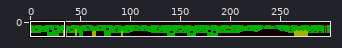
Two states of a sprite sheet, res/lvls/2.png. The first picture is a wide view before the edit; the outline marks the close-up.
Close-up. Before the edit:
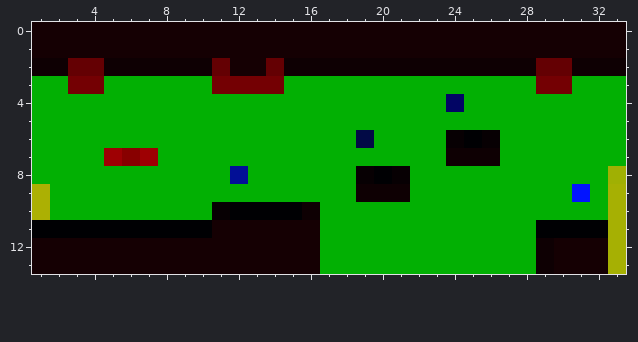
The file is 300x14 pixels. Colours within 5 levels of each other are drawn and written as one. Shown: x 1..33, y 0..13. The commit also changed other parts of the picture, which this record leaves out.
And afterwards:
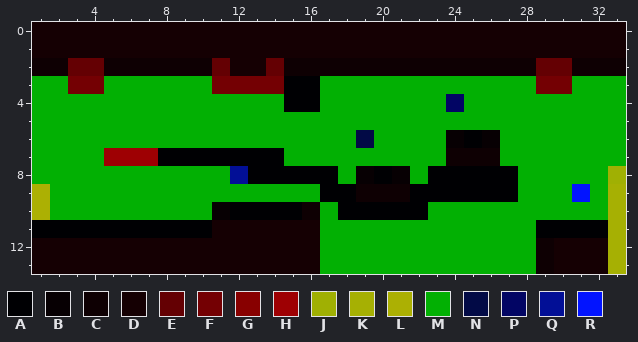
Palette (. is transparent): A #000003  B #070003  C #0e0003  D #150003  E #640003  F #740003  G #880000  H #9e0003  J #a0b003  K #a6b003  L #acb003  M #02b003  N #020a46  P #020564  Q #020f96  R #0214ff
The edit:
The author changed colour M to colour A in rows 3 to 4 at x 15 to 16; in row 7 at x 8 to 14; in row 8 at x 13 to 17 and 23 to 27; in row 9 at x 17 to 18 and 22 to 27; in row 10 at x 18 to 22.
The author changed colour G to colour H in row 7 at x 6.
Changed places in both close-ups, as pixel boxes (x1, y1, x2, y2):
changed: (122, 76, 518, 220)
